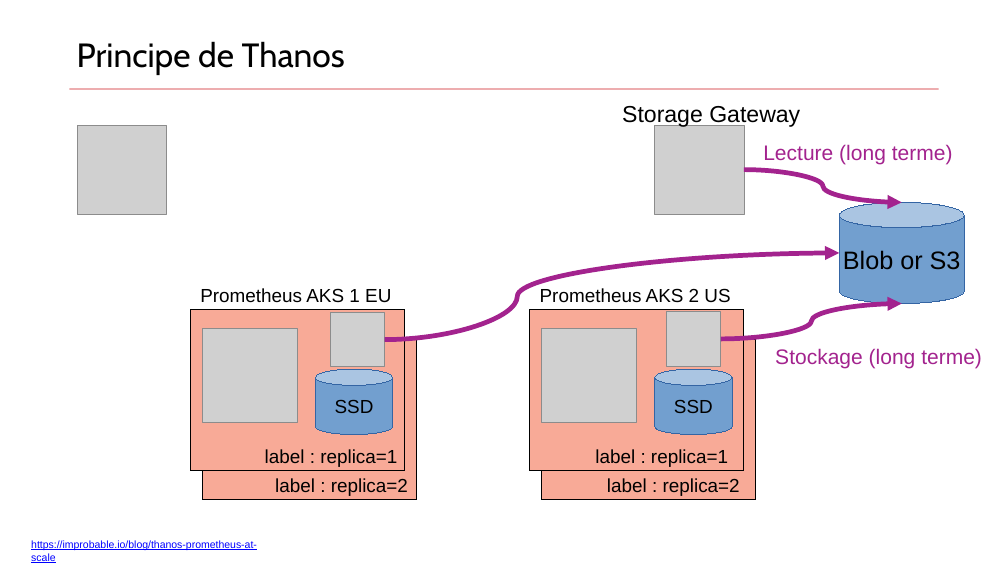
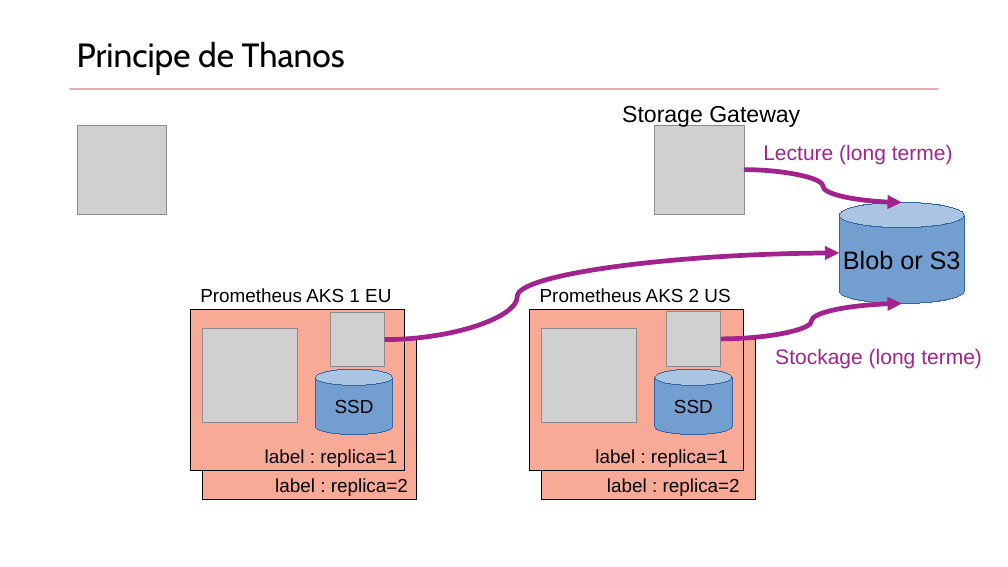
Before and after one commit to zwindler/cncf-meetup-bdx-2019-thanos, a slide deck: slide 26 of binaries/CNCF_meetup6_Thanos.pptx (slide 27 before the commit). Drawn at 1008x567 pixels with LibreOffice and Linux fonts; fonts in the diff are those of the drawing; grey boxes stand for pictures. Boxes give left, top, right and bottom in pixels: in the first picture for what was removed or moved away, otherwise in the second. Text is boxed around its words. In the diff, an @@ line names an element or a change of style, - is before the commit and + after.

```diff
--- a/binaries/CNCF_meetup6_Thanos.pptx
+++ b/binaries/CNCF_meetup6_Thanos.pptx
@@ text removed at (31, 540, 257, 563) @@
-https://improbable.io/blog/thanos-prometheus-at-scale
```
Also in this commit, not shown: 12 other slides changed, 2 slides removed, 14 other files.
